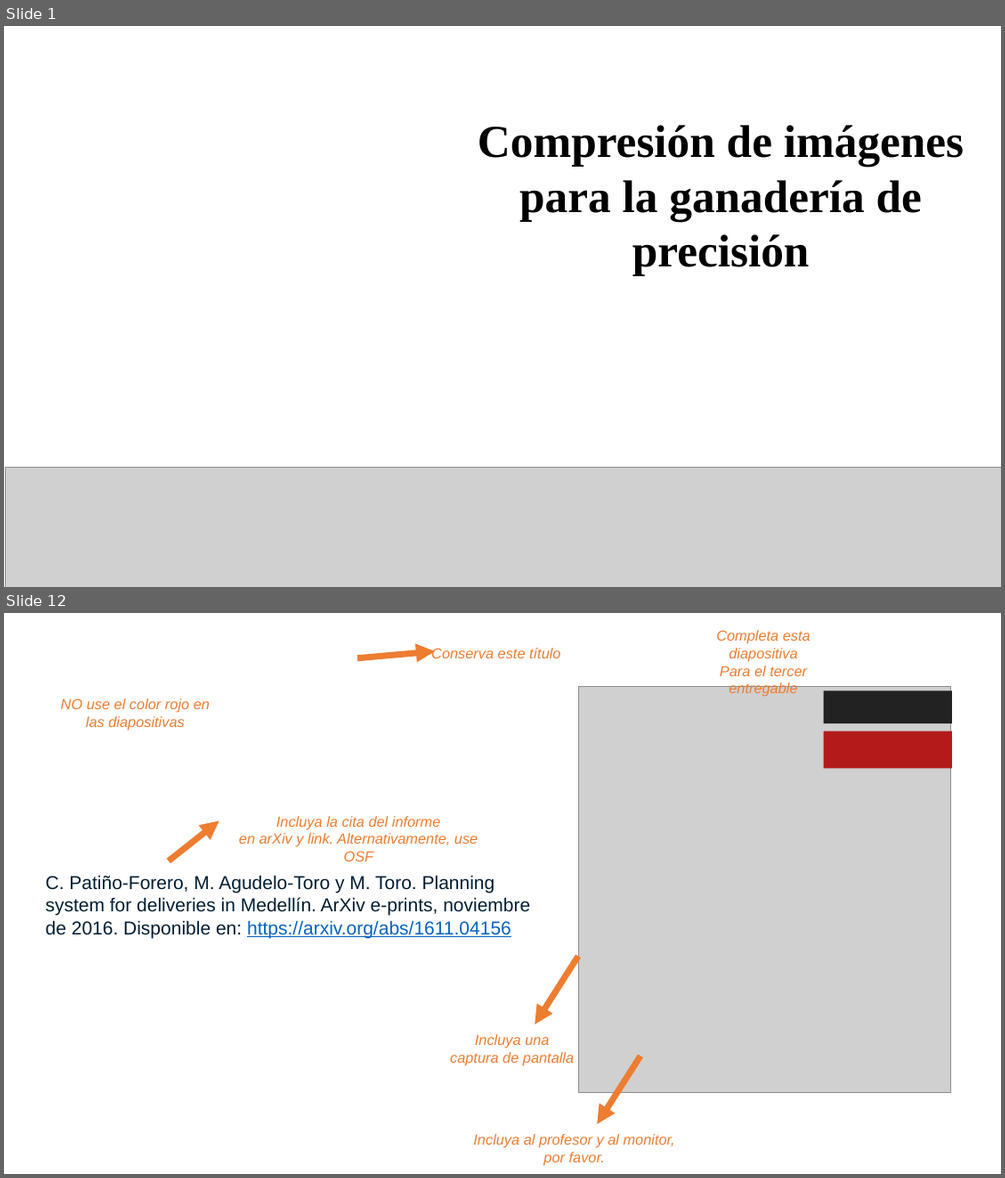
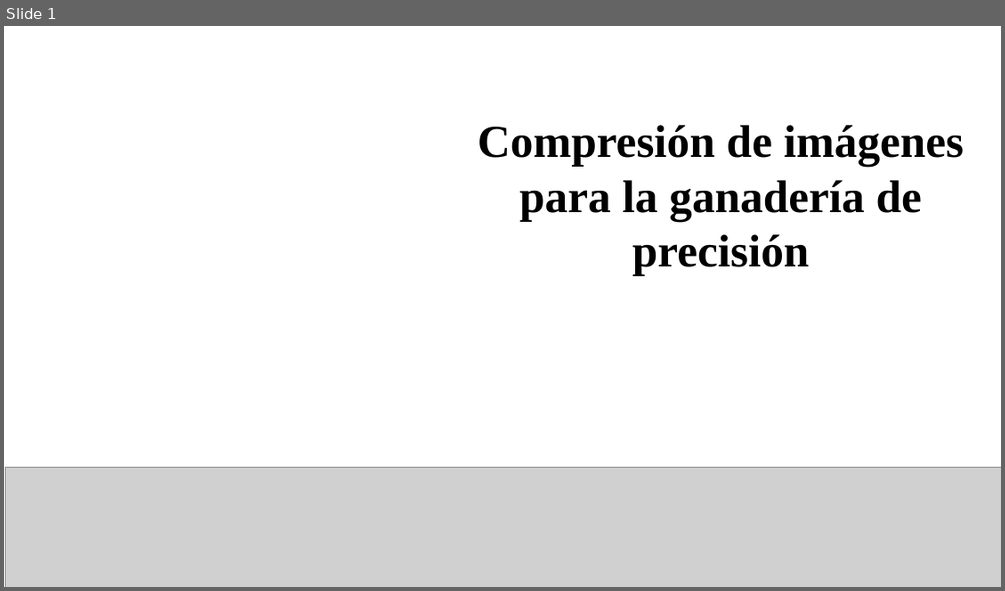
Before and after one commit to Juanes3312/ST0245-003, a slide deck: proyecto/informe/Entrega.pptx. Shown one above the other, each under a label of ours: slides 1 and 12 before the commit, slide 1 after it; the slides between them are not shown. The pictures are 1005x1178 and 1005x591 pixels, drawn with LibreOffice and Linux fonts; fonts in the diff are those of the drawing; grey boxes stand for pictures; background and template pictures are left out. Boxes give left, top, right and bottom in pixels: in the first picture for what was removed or moved away, otherwise in the second. Text is boxed around its words. In the diff, an @@ line names an element or a change of style, - is before the commit and + after.

Commit message:
entrega 3

```diff
--- a/proyecto/informe/Entrega.pptx
+++ b/proyecto/informe/Entrega.pptx
@@ slide 12 removed at <box>4,613,1001,1174</box>, background picture (left out) @@
@@ text removed at <box>716,630,810,697</box> @@
-Completa esta diapositiva
-Para el tercer entregable
@@ freeform shape removed at <box>357,651,435,657</box> @@
@@ text removed at <box>431,648,560,658</box> @@
-Conserva este título
@@ picture removed at <box>578,686,951,1093</box> @@
@@ rectangle removed at <box>824,690,952,723</box> @@
@@ text removed at <box>61,698,210,730</box> @@
-NO use el color rojo en las diapositivas
@@ rectangle removed at <box>824,731,952,769</box> @@
@@ freeform shape removed at <box>169,821,219,861</box> @@
@@ text removed at <box>239,816,477,861</box> @@
-Incluya la cita del informe
-en arXiv y link. Alternativamente, use OSF
@@ text removed at <box>46,875,530,938</box> @@
-C. Patiño-Forero, M. Agudelo-Toro y M. Toro. Planning system for deliveries in Medellín. ArXiv e-prints, noviembre de 2016. Disponible en: https://arxiv.org/abs/1611.04156
@@ text removed at <box>216,920,511,938</box> @@
-Informe aceptado en arXiv
@@ freeform shape removed at <box>535,957,578,1024</box> @@
@@ text removed at <box>450,1034,574,1065</box> @@
-Incluya una
-captura de pantalla
@@ freeform shape removed at <box>597,1055,640,1124</box> @@
@@ text removed at <box>473,1134,675,1165</box> @@
-Incluya al profesor y al monitor, por favor.
```
Also in this commit, not shown: 7 slides changed, 3 slides added, 4 other slides removed, 4 other files.
